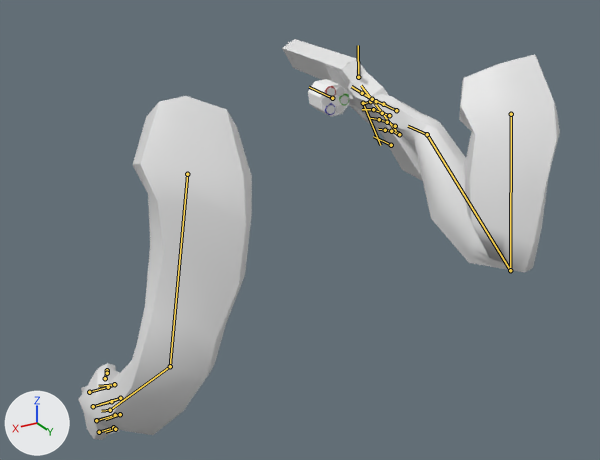
Renders of the glTF model Assets/Blender/Arms.glb from each side of a commit.
Both versions are drawn from a 50 mm lens placed at (1.13, 1.28, 0.41), pointed at (-0.13, -0.81, -0.64). The lights are fixed; the arrows at lower left show +X, +Y and +Z. The picture after the commit comes second. Both versions are drawn at frame 3 of the action 'RevolverRigReloadToCloseCylinder'; the numbers are the values there. The bones that change, and the others that lie on the model, are drawn over the model as lines.

In view in the first picture: 'armMesh', 'bulletCasing2', 'bulletCasing3', 'bulletCasing4', 'bulletCasing5', 'bulletCasing6', 'bulletWithCasing1', 'revolverCylinderMesh', 'revolverHammerMesh', 'revolverMesh'.
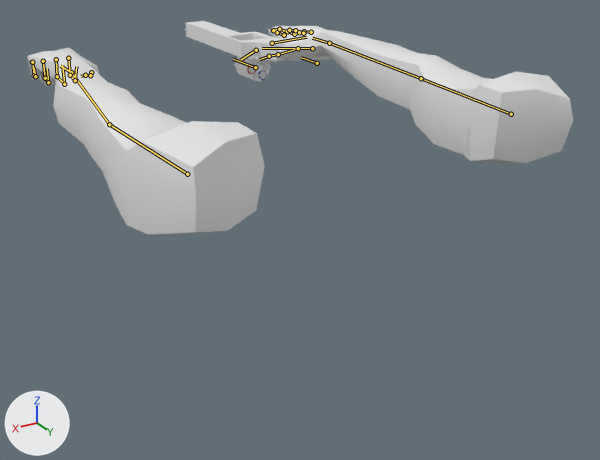
Pixel boxes [x1, y1, x2, y2] of what changed, in the pictures (600 x 460 px):
'armMesh', posed (13% wider, 46% shorter)
    before: [78, 54, 560, 440]
    after: [27, 26, 573, 234]
'revolverMesh', posed (71% shorter)
    before: [282, 39, 423, 181]
    after: [185, 21, 331, 61]
'revolverCylinderMesh', posed
    before: [308, 79, 349, 116]
    after: [235, 56, 271, 82]
'bulletCasing4', posed
    before: [336, 104, 344, 113]
    after: [260, 71, 266, 79]
'bulletCasing5', posed
    before: [327, 105, 335, 114]
    after: [252, 72, 259, 80]
'bulletCasing3', posed
    before: [340, 95, 349, 104]
    after: [263, 64, 270, 71]
'revolverHammerMesh', posed
    before: [356, 67, 362, 79]
    after: [251, 49, 258, 55]
'bulletCasing6', posed (not visible afterwards)
    before: [322, 97, 330, 106]
'bulletWithCasing1', posed (not visible afterwards)
    before: [327, 88, 335, 97]
'bulletCasing2', posed (not visible afterwards)
    before: [336, 87, 344, 96]
'bulletWithCasing6', posed (not visible before)
    after: [249, 66, 255, 73]
'bulletCasing1', posed (not visible before)
    after: [252, 58, 258, 65]
bone 'bicep.l', root to tip
    before: (187, 174) to (170, 366)
    after: (187, 174) to (109, 124)
bone 'forearm.l', root to tip
    before: (170, 366) to (110, 410)
    after: (109, 124) to (71, 72)
bone 'palm.l', root to tip
    before: (110, 410) to (101, 411)
    after: (71, 72) to (60, 66)
bone 'bicep.r', root to tip
    before: (511, 114) to (510, 270)
    after: (511, 114) to (421, 78)
bone 'forearm.r', root to tip
    before: (510, 270) to (427, 134)
    after: (421, 78) to (329, 43)
bone 'palm.r', root to tip
    before: (427, 134) to (408, 126)
    after: (329, 43) to (312, 38)

The change, as a list of edits to the scene's bpy script:
```text
Change bone_bicep_l:
    where bone_bicep_l = bpy.data.objects['RigArmature'].pose.bones['bicep.l']  # child of 'shoulder.l'
    bone_bicep_l.rotation_quaternion: (0.568, -0.652, -0.223, 0.451) -> (1.0, 0.0, 0.0, 0.0)  # degrees (-87, 20, 58) -> degrees (0, 0, 0)
Change bone_forearm_l:
    where bone_forearm_l = bpy.data.objects['RigArmature'].pose.bones['forearm.l']  # child of 'bicep.l'
    bone_forearm_l.rotation_quaternion: (0.895, 0.18, 0.0, -0.408) -> (1.0, 0.0, 0.0, 0.0)  # degrees (19, 8, -48) -> degrees (0, 0, 0)
Change bone_palm_l:
    where bone_palm_l = bpy.data.objects['RigArmature'].pose.bones['palm.l']  # child of 'forearm.l'
    bone_palm_l.rotation_quaternion: (0.947, -0.008, -0.285, -0.15) -> (1.0, 0.0, 0.0, 0.0)  # degrees (5, -33, -19) -> degrees (0, 0, 0)
Change bone_bicep_r:
    where bone_bicep_r = bpy.data.objects['RigArmature'].pose.bones['bicep.r']  # child of 'shoulder.r'
    bone_bicep_r.rotation_quaternion: (0.473, -0.82, 0.268, -0.178) -> (1.0, 0.0, 0.0, 0.0)  # degrees (-119, -2, -37) -> degrees (0, 0, 0)
Change bone_forearm_r:
    where bone_forearm_r = bpy.data.objects['RigArmature'].pose.bones['forearm.r']  # child of 'bicep.r'
    bone_forearm_r.rotation_quaternion: (0.365, 0.376, 0.0, 0.852) -> (1.0, 0.0, 0.0, 0.0)  # degrees (21, -40, 126) -> degrees (0, 0, 0)
Change bone_palm_r:
    where bone_palm_r = bpy.data.objects['RigArmature'].pose.bones['palm.r']  # child of 'forearm.r'
    bone_palm_r.rotation_quaternion: (0.889, 0.08, -0.304, -0.333) -> (1.0, 0.0, 0.0, 0.0)  # degrees (23, -29, -47) -> degrees (0, 0, 0)
```
